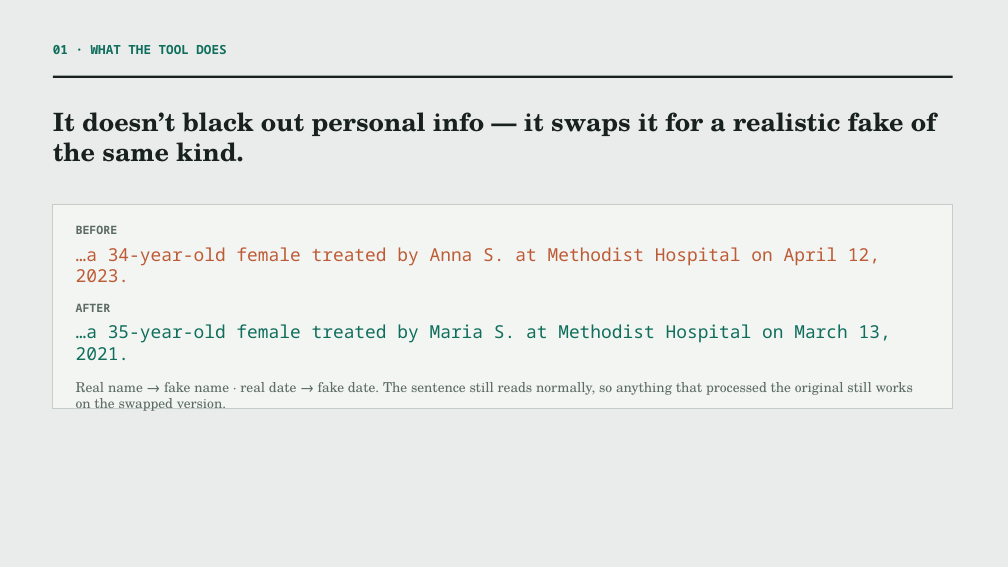
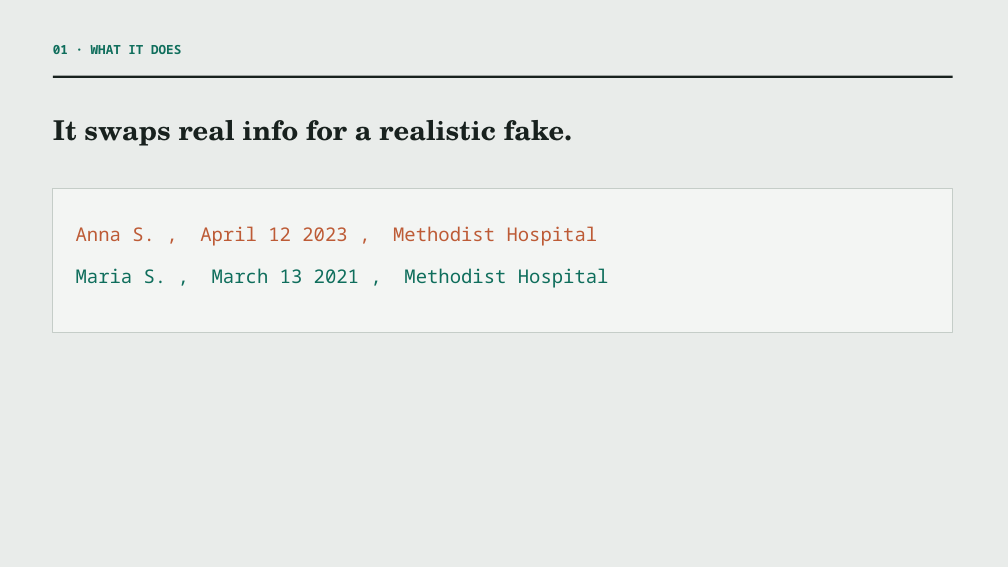
Before and after one commit to Custodian-Labs/guardian-layer-phi-benchmark, a slide deck: slide 2 of docs/guardian_layer_deck.pptx. Drawn at 1008x567 pixels with LibreOffice and Linux fonts; fonts in the diff are those of the drawing. Boxes give left, top, right and bottom in pixels: in the first picture for what was removed or moved away, otherwise in the second. Text is boxed around its words. In the diff, an @@ line names an element or a change of style, - is before the commit and + after.

Commit message:
Decks: minimal redesign — big numbers, one example per slide, no paragraphs
Stripped all multi-sentence prose. Each slide now carries a headline number/
phrase plus at most one before->after example. External 5 slides, internal 6;
ZH PDFs mirror. Fixed big-number/subtitle overlap in the PDF layout.

```diff
--- a/docs/guardian_layer_deck.pptx
+++ b/docs/guardian_layer_deck.pptx
@@ text at bbox=[53, 45, 181, 54]: text changed @@
-01 · WHAT THE TOOL DOES
+01 · WHAT IT DOES
@@ text at bbox=[53, 120, 572, 146]: text changed; size 24 to 26 pt @@
-It doesn’t black out personal info — it swaps it for a realistic fake of the same kind.
+It swaps real info for a realistic fake.
@@ rectangle: place and size @@
-rectangle at bbox=[53, 204, 953, 408]
+rectangle at bbox=[53, 189, 953, 333]
@@ text at bbox=[76, 226, 609, 288]: text changed; size 17 to 18 pt; text colour #5C6B64 to #0F6E5C @@
-BEFORE
-…a 34-year-old female treated by Anna S. at Methodist Hospital on April 12, 2023.
-AFTER
-…a 35-year-old female treated by Maria S. at Methodist Hospital on March 13, 2021.
-Real name → fake name · real date → fake date. The sentence still reads normally, so anything that processed the original still works on the swapped version.
+Anna S. , April 12 2023 , Methodist Hospital
+Maria S. , March 13 2021 , Methodist Hospital
```
Also in this commit, not shown: 3 other slides changed, 1 slide added, 2 slides removed, 6 other files.
